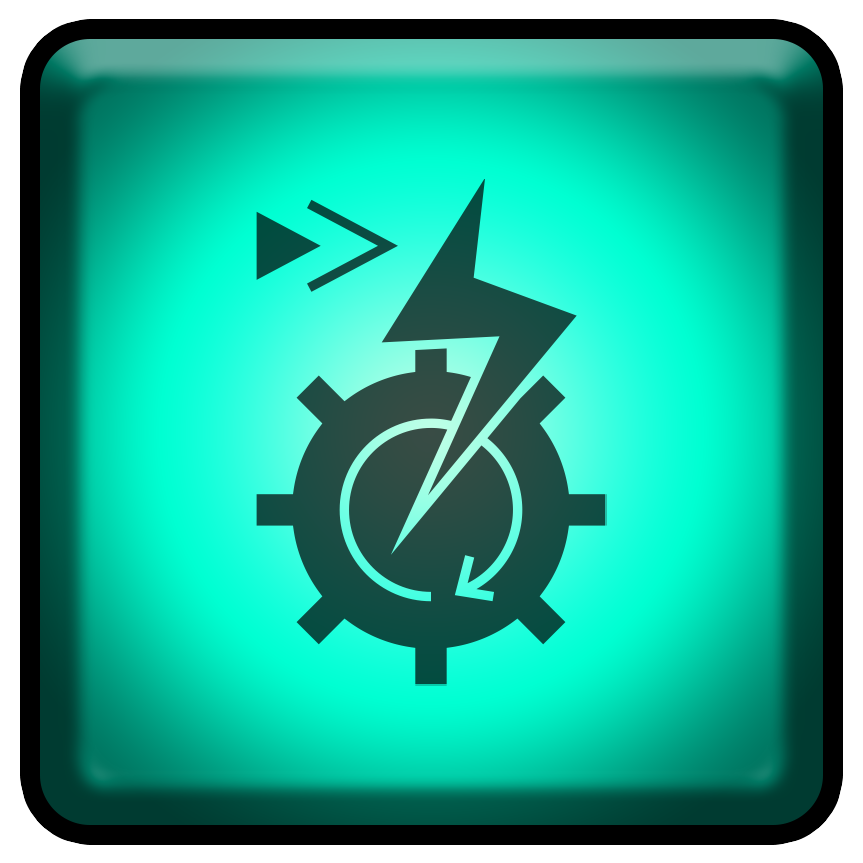
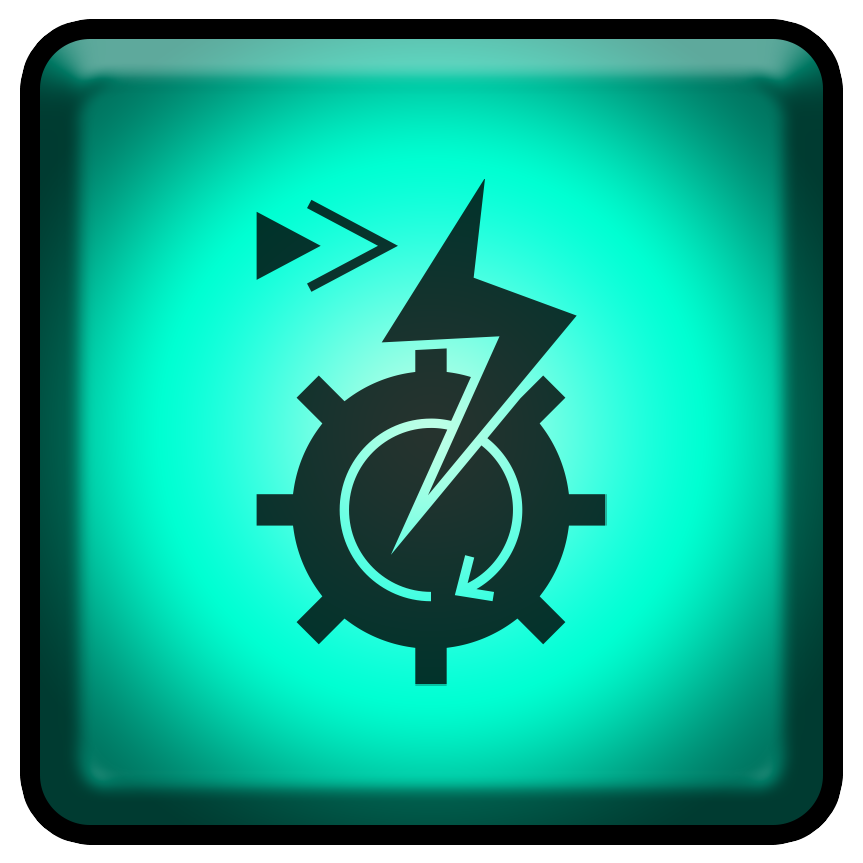
Before/after of a 863x863 layered artwork. What changed in the layer stack:
"noun-quick-1702148": opacity 70% → 80% over [256, 179, 607, 686]